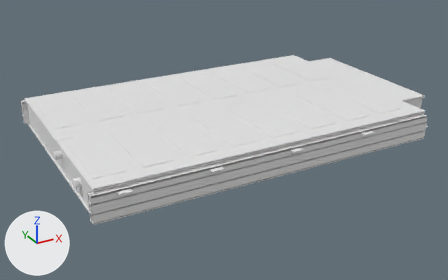
A saved change to the glTF model web/public/assets/hv-battery.glb.
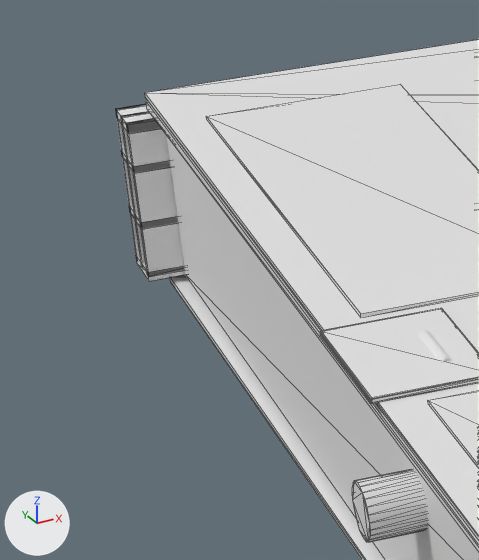
The first picture shows the older version from a camera (50 mm lens) standing at (-1.64, -3.03, 1.64) and looking at (0.01, -0.02, 0.14). The close-ups show the older and then the newer version on the part from 1% to 16% of the width and 31% to 58% of the height of that picture. Only the edits that show in the close-ups are written down. The axes (+X, +Y, +Z) are drawn at lower left. The lights are the same throughout. The close-ups show mesh edges as thin lines. Where no turn or scale is listed for an object, it has been applied to the vertices. Vertices at exactly the same position are counted once.
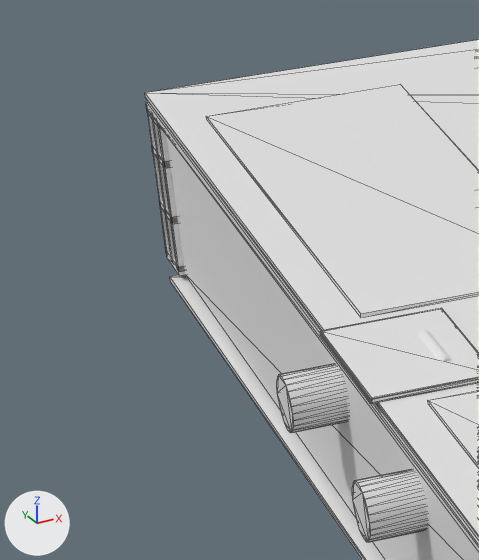
Where the newer file only moved an object's origin or applied its transform, the numbers keep the older frame.

Location of each change, (x1, y1, x2, y2) in pixels of the close-ups (479 x 560 px):
'Mesh_19', reshaped: before (352, 469, 427, 542); after (277, 364, 427, 542)
'Mesh_20', reshaped: before (116, 104, 185, 281); after (146, 105, 185, 276)
part 1 of me_mesh_19, added: after (277, 364, 348, 433)

The change in detail:
me_mesh_19 is used by ob_mesh_19; location (-1.1066, 0.6788, 0.2365).
me_mesh_19 had 240 vertices, 452 faces and spanned x 0.09..2.12, y -0.81..-0.51, z 0.04..0.11.
me_mesh_19 now has 352 vertices, 664 faces and spans x 0.09..2.12, y -0.81..-0.51, z 0.04..0.11.
me_mesh_19 part 1: a new loose piece, a 24-sided cylinder along x spanning x 0.087..0.157, y -0.601..-0.557, z 0.042..0.085, in mat_hv_orange (white #e7e7e7).
Other edits to the shape of me_mesh_19 do not show in these pictures.
me_mesh_20 is used by ob_mesh_20; location (-1.121, 1.341, 0.194).
me_mesh_20 had 84 vertices, 132 faces and spanned x 0.11..2.09, y -0.7..-0.62, z 0.01..0.15.
me_mesh_20 now has 84 vertices, 132 faces and spans x 0.14..2.09, y -0.7..-0.62, z 0.01..0.15.
me_mesh_20 part 2: all 26 vertices in x 0.11, y -0.7..-0.65, z 0.01..0.15 are moved by (0.02, 0.0, 0.0).
